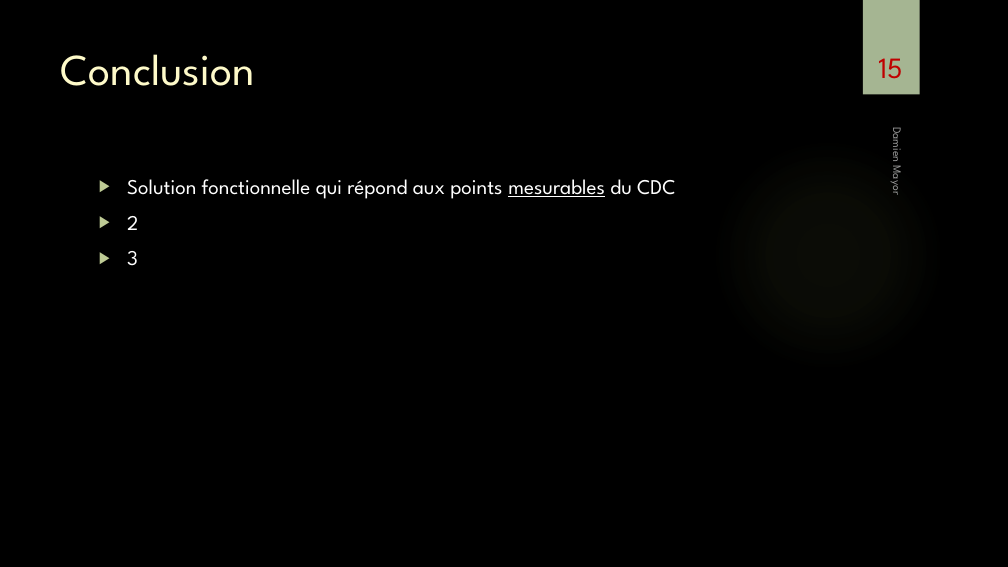
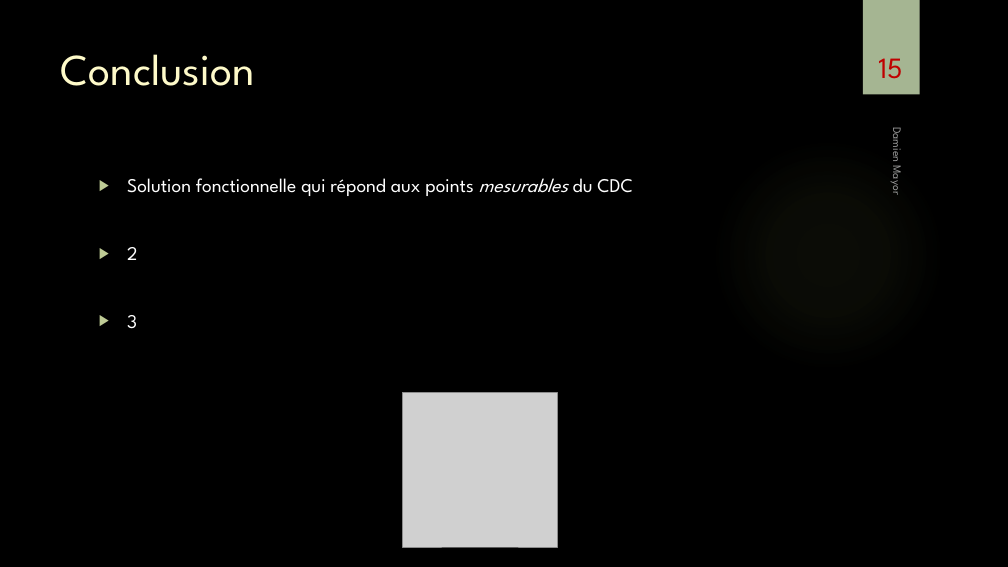
Before and after one commit to damienmayor/TPI, a slide deck: slide 15 of Présentation/Présentation TPI DMA.pptx. Drawn at 1008x567 pixels with LibreOffice and Linux fonts; fonts in the diff are those of the drawing; grey boxes stand for pictures; background and template pictures are left out. Boxes give left, top, right and bottom in pixels: in the first picture for what was removed or moved away, otherwise in the second. Text is boxed around its words. In the diff, an @@ line names an element or a change of style, - is before the commit and + after.

```diff
--- a/Présentation/Présentation TPI DMA.pptx
+++ b/Présentation/Présentation TPI DMA.pptx
@@ text "Solution fonctionnelle qui répond aux ..." at (x1=127, y1=178, x2=632, y2=329): size 20 to 18.5 pt; italic on, underline off in "mesurables" @@
@@ picture added at (x1=403, y1=393, x2=557, y2=547) @@
```
